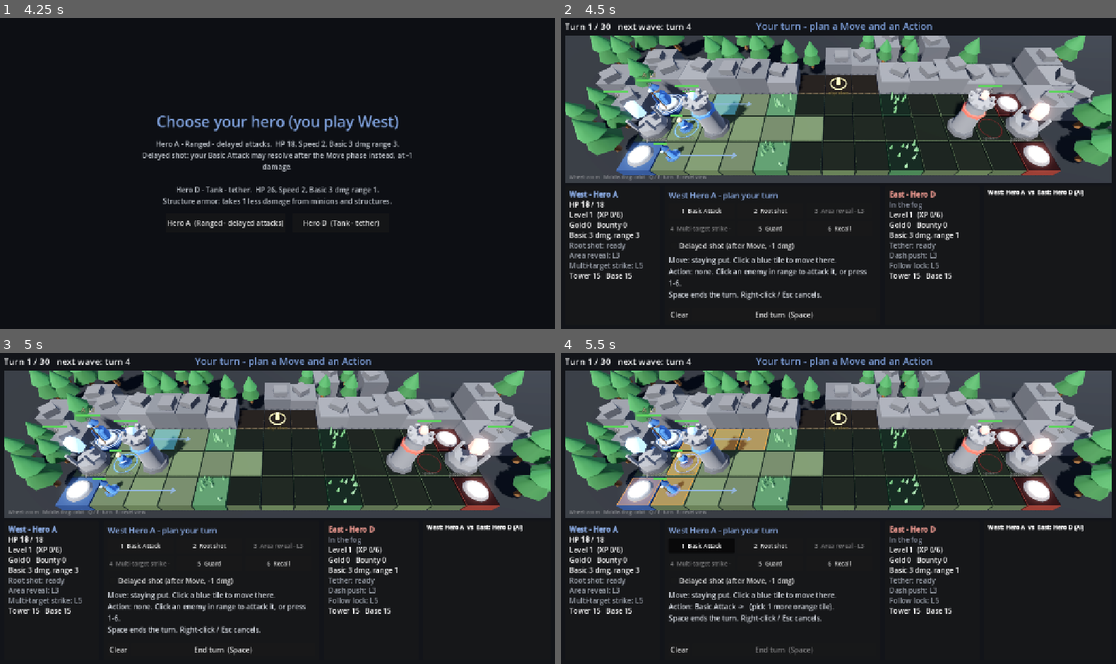
Above: before the commit, frames 1-4 (two rows, left to right).
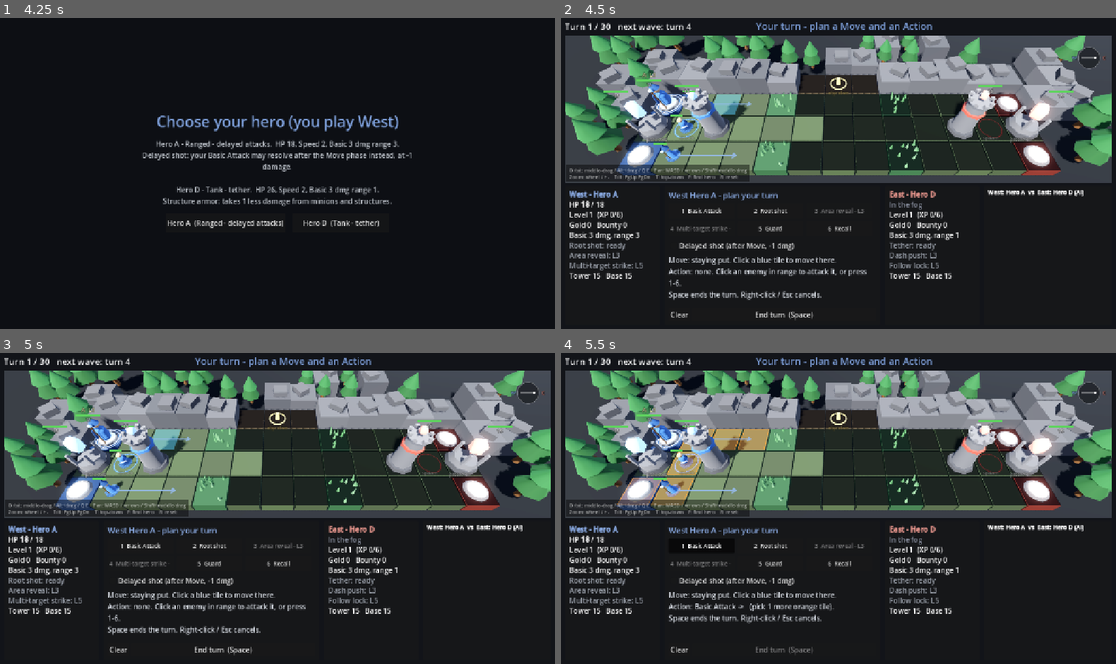
Above: after the commit, the same moments.

Repository: slimefromdq/old-domains-MOBA
Game: Godot game, scene res://scenes/main.tscn
Two runs of this game, one before a commit and one after it. Both use one fixed random seed, a clock stepped at 60 frames per second and the inputs below.
Inputs (mouse positions are in pixels of both pictures, inside the frame that each line leads up to):
- Up to frame 1 (4.25 s): click "Play vs AI" at 0.5 s; click (138, 210) at 1.27 s; click (210, 210) at 2.02 s; click (277, 210) at 2.77 s; click (138, 229) at 3.52 s
- Up to frame 2 (4.5 s): click (771, 229) at 4.27 s
- Up to frame 3 (5 s): no input
- Up to frame 4 (5.5 s): click "1 Basic Attack" at 5 s

Frame 1 is identical in both runs. In frame 2, 1.8% of the frame differs, in the area x 0-99%, y 9-53%; in frame 3, 1.8%; in frame 4, 1.8%.

Commit message:
Make the camera fully controllable: pan, free tilt to top-down, wider zoom
Adds WASD/arrow and Shift+middle-drag panning, zoom toward the cursor,
Alt+left-drag orbit and trackpad gestures, top-down toggle (T), find hero (F),
smooth easing between views, and a West/East compass dial.

Co-Authored-By: Claude Opus 5.5 <noreply@anthropic.com>
Claude-Session: https://claude.ai/code/session_014adGSKpcsuQBE34svAzzVn

Diff:
--- a/scripts/view/board_view.gd
+++ b/scripts/view/board_view.gd
@@ -5,7 +5,9 @@
 ## drawn in 2D on top. Reports clicks and hover as tiles. Shows exactly what
 ## the old 2D board showed; the rules never see this node.
 ##
-## Camera: mouse wheel zooms, middle-drag orbits, Q / E turn, R resets.
+## Camera: orbit (middle-drag, Alt+left-drag, Q / E), pan (WASD / arrows,
+## Shift+middle-drag, trackpad scroll), zoom (wheel, + / -, pinch), tilt
+## (Page Up / Down, T for top-down), F centers on your hero, R resets.
 
 signal cell_clicked(cell: Vector2i, button: int)
 signal cell_hovered(cell: Vector2i)
@@ -26,10 +28,14 @@
 
 const FOV := 35.0
 const PITCH_DEFAULT := 0.92
-const PITCH_MIN := 0.35
-const PITCH_MAX := 1.5
-const ZOOM_MIN := 0.45
-const ZOOM_MAX := 1.6
+const PITCH_MIN := 0.2          # almost level with the table
+const PITCH_MAX := PI / 2 - 0.01  # straight down
+const ZOOM_MIN := 0.25
+const ZOOM_MAX := 2.5
+const ZOOM_STEP := 1.1
+const PAN_SPEED := 9.0          # tiles per second at default zoom
+const CAMERA_EASE := 14.0       # higher = camera catches up faster
+const TARGET_Y := 0.35          # height of the point the camera orbits
 const PICK_RADIUS := 0.32
 
 ## Whose eyes the board is drawn through: 0/1 = that side (fog shaded),
@@ -95,9 +101,15 @@
 var _yaw := 0.0
 var _pitch := PITCH_DEFAULT
 var _zoom := 1.0
-var _orbiting := false
 var _target := Vector3.ZERO
+var _home := Vector3.INF   # the board's center, set once the board is sized
+var _cur_yaw := 0.0
+var _cur_pitch := PITCH_DEFAULT
+var _cur_zoom := 1.0
+var _cur_target := Vector3.ZERO
 var _fit_dist := 10.0
+enum Drag { NONE, ORBIT, PAN }
+var _drag := Drag.NONE
 
 
 func _ready() -> void:
@@ -162,6 +174,7 @@
 
 	resized.connect(_fit_camera)
 	mouse_exited.connect(_set_hover.bind(NO_CELL))
+	mouse_exited.connect(func(): _drag = Drag.NONE)
 
 
 ## Redraws everything from the current properties. Setting any property does
@@ -190,60 +203,170 @@
 	_time += delta
 	if _dirty:
 		_rebuild()
+	_update_camera(delta)
 	_animate(delta)
 	_draw_fx()
 	_hud.queue_redraw()
 
 
 # --- Input and camera ---------------------------------------------------------------
+#
+# The camera orbits a point on the board (_target). The goal values (_yaw,
+# _pitch, _zoom, _target) jump on input; the shown values (_cur_*) ease toward
+# them each frame, so turning and resetting glide instead of snapping.
 
 func _gui_input(event: InputEvent) -> void:
 	if state == null:
 		return
 	if event is InputEventMouseMotion:
 		var mm := event as InputEventMouseMotion
-		if _orbiting:
+		if _drag == Drag.ORBIT:
 			_yaw -= mm.relative.x * 0.008
 			_pitch = clampf(_pitch + mm.relative.y * 0.006, PITCH_MIN, PITCH_MAX)
-			_place_camera()
+		elif _drag == Drag.PAN:
+			_pan_by_drag(mm.position - mm.relative, mm.position)
 		_set_hover(_cell_at(mm.position))
 	elif event is InputEventMouseButton:
 		var mb := event as InputEventMouseButton
 		match mb.button_index:
 			MOUSE_BUTTON_WHEEL_UP:
 				if mb.pressed:
-					_zoom = clampf(_zoom / 1.1, ZOOM_MIN, ZOOM_MAX)
-					_place_camera()
+					_zoom_at(mb.position, 1.0 / ZOOM_STEP)
 			MOUSE_BUTTON_WHEEL_DOWN:
 				if mb.pressed:
-					_zoom = clampf(_zoom * 1.1, ZOOM_MIN, ZOOM_MAX)
-					_place_camera()
+					_zoom_at(mb.position, ZOOM_STEP)
 			MOUSE_BUTTON_MIDDLE:
-				_orbiting = mb.pressed
+				if not mb.pressed:
+					_drag = Drag.NONE
+				elif mb.shift_pressed:
+					_drag = Drag.PAN
+				else:
+					_drag = Drag.ORBIT
 			_:
-				if mb.pressed:
+				# Alt + left-drag orbits, for trackpads without a middle button.
+				if mb.button_index == MOUSE_BUTTON_LEFT and (mb.alt_pressed or _drag != Drag.NONE):
+					_drag = Drag.ORBIT if mb.pressed else Drag.NONE
+				elif mb.pressed:
 					var c := _cell_at(mb.position)
 					if c != NO_CELL:
 						cell_clicked.emit(c, mb.button_index)
-		accept_event()
+	elif event is InputEventPanGesture:
+		# Two-finger trackpad scroll pans.
+		var pg := event as InputEventPanGesture
+		_pan_screen(pg.delta * 0.03)
+	elif event is InputEventMagnifyGesture:
+		var mg := event as InputEventMagnifyGesture
+		_zoom_at(mg.position, 1.0 / mg.factor)
+	else:
+		return
+	accept_event()
 
 
 func _unhandled_key_input(event: InputEvent) -> void:
 	if not is_visible_in_tree() or not (event is InputEventKey) or not event.is_pressed():
 		return
-	match (event as InputEventKey).keycode:
+	var k := event as InputEventKey
+	match k.keycode:
 		KEY_Q:
-			_yaw += PI / 4
+			_yaw = _snap_yaw(_yaw + PI / 4)
 		KEY_E:
-			_yaw -= PI / 4
+			_yaw = _snap_yaw(_yaw - PI / 4)
 		KEY_R:
-			_yaw = 0.0
-			_pitch = PITCH_DEFAULT
-			_zoom = 1.0
+			_reset_view()
+		KEY_T:
+			# Toggle a straight-down, map-like view.
+			_pitch = PITCH_DEFAULT if _pitch > PITCH_MAX - 0.05 else PITCH_MAX
+		KEY_F:
+			if planner != null and planner.is_alive():
+				_target = Vector3(planner.pos.x + 0.5, TARGET_Y, planner.pos.y + 0.5)
+		KEY_PAGEUP:
+			_pitch = clampf(_pitch + 0.15, PITCH_MIN, PITCH_MAX)
+		KEY_PAGEDOWN:
+			_pitch = clampf(_pitch - 0.15, PITCH_MIN, PITCH_MAX)
+		KEY_EQUAL, KEY_KP_ADD:
+			_zoom = clampf(_zoom / ZOOM_STEP, ZOOM_MIN, ZOOM_MAX)
+		KEY_MINUS, KEY_KP_SUBTRACT:
+			_zoom = clampf(_zoom * ZOOM_STEP, ZOOM_MIN, ZOOM_MAX)
 		_:
 			return
-	_place_camera()
 	get_viewport().set_input_as_handled()
+
+
+## Rounds to the nearest 45 degrees, so Q / E land on tidy angles even after
+## free orbiting.
+func _snap_yaw(y: float) -> float:
+	return roundf(y / (PI / 4)) * (PI / 4)
+
+
+func _reset_view() -> void:
+	_yaw = 0.0
+	_pitch = PITCH_DEFAULT
+	_zoom = 1.0
+	_target = _home
+
+
+## WASD / arrow keys pan while held, relative to the way the camera faces.
+func _key_pan(delta: float) -> void:
+	if not is_visible_in_tree() or get_viewport().gui_get_focus_owner() is LineEdit:
+		return
+	var v := Vector2.ZERO
+	if Input.is_physical_key_pressed(KEY_A) or Input.is_physical_key_pressed(KEY_LEFT):
+		v.x -= 1
+	if Input.is_physical_key_pressed(KEY_D) or Input.is_physical_key_pressed(KEY_RIGHT):
+		v.x += 1
+	if Input.is_physical_key_pressed(KEY_W) or Input.is_physical_key_pressed(KEY_UP):
+		v.y -= 1
+	if Input.is_physical_key_pressed(KEY_S) or Input.is_physical_key_pressed(KEY_DOWN):
+		v.y += 1
+	if v != Vector2.ZERO:
+		_pan_screen(v.normalized() * PAN_SPEED * _zoom * delta)
+
+
+## Moves the target by `d` board tiles in screen terms: +x right, +y down.
+func _pan_screen(d: Vector2) -> void:
+	var right := Vector3(cos(_yaw), 0, -sin(_yaw))
+	var back := Vector3(sin(_yaw), 0, cos(_yaw))
+	_set_target(_target + right * d.x + back * d.y)
+
+
+## Drags the board so the ground point under `from` ends up under `to`.
+func _pan_by_drag(from: Vector2, to: Vector2) -> void:
+	var a: Variant = _ground_at(from)
+	var b: Variant = _ground_at(to)
+	if a != null and b != null:
+		_set_target(_target + (a as Vector3) - (b as Vector3))
+		_cur_target = _target
+
+
+## Zooms by `factor`, keeping the board point under the cursor in place.
+func _zoom_at(p: Vector2, factor: float) -> void:
+	var z := clampf(_zoom * factor, ZOOM_MIN, ZOOM_MAX)
+	var g: Variant = _ground_at(p)
+	if g != null:
+		var k := z / _zoom
+		var t := (g as Vector3) + (_target - (g as Vector3)) * k
+		_set_target(Vector3(t.x, TARGET_Y, t.z))
+	_zoom = z
+
+
+## Where a screen point's ray meets the camera's target height, or null.
+func _ground_at(p: Vector2) -> Variant:
+	if _cam == null:
+		return null
+	var o := _cam.project_ray_origin(p)
+	var n := _cam.project_ray_normal(p)
+	if n.y > -0.0001:
+		return null
+	return o + n * ((TARGET_Y - o.y) / n.y)
+
+
+## Keeps the target over the board (plus a margin) so it can't be lost.
+func _set_target(t: Vector3) -> void:
+	if state == null:
+		_target = t
+		return
+	var m := state.map
+	_target = Vector3(clampf(t.x, -1.0, m.width + 1.0), TARGET_Y, clampf(t.z, -1.0, m.height + 1.0))
 
 
 func _set_hover(c: Vector2i) -> void:
@@ -301,21 +424,37 @@
 	if state == null or size.y < 1.0:
 		return
 	var m := state.map
-	_target = Vector3(m.width * 0.5, 0.35, m.height * 0.5)
+	var first := _home == Vector3.INF
+	_home = Vector3(m.width * 0.5, TARGET_Y, m.height * 0.5)
 	var half_fov := tan(deg_to_rad(FOV) * 0.5)
 	var aspect := size.x / size.y
 	var half_w := m.width * 0.5 + 0.7
 	var half_h := (m.height * sin(PITCH_DEFAULT) + 1.8 * cos(PITCH_DEFAULT)) * 0.5 + 0.3
 	_fit_dist = maxf(half_w / (half_fov * aspect), half_h / half_fov)
+	if first:
+		_target = _home
+		_cur_target = _home
+	_place_camera()
+
+
+func _update_camera(delta: float) -> void:
+	_key_pan(delta)
+	var k := 1.0 - exp(-CAMERA_EASE * delta)
+	_cur_yaw = lerpf(_cur_yaw, _yaw, k)
+	_cur_pitch = lerpf(_cur_pitch, _pitch, k)
+	_cur_zoom = lerpf(_cur_zoom, _zoom, k)
+	_cur_target = _cur_target.lerp(_target, k)
 	_place_camera()
 
 
 func _place_camera() -> void:
 	if _cam == null:
 		return
-	var dir := Vector3(sin(_yaw) * cos(_pitch), sin(_pitch), cos(_yaw) * cos(_pitch))
-	_cam.position = _target + dir * _fit_dist * _zoom
-	_cam.look_at(_target, Vector3.UP)
+	var dir := Vector3(sin(_cur_yaw) * cos(_cur_pitch), sin(_cur_pitch), cos(_cur_yaw) * cos(_cur_pitch))
+	_cam.position = _cur_target + dir * _fit_dist * _cur_zoom
+	# Looking straight down, "up" on screen is the far side of the board.
+	var up := Vector3.UP if _cur_pitch < 1.5 else Vector3(-sin(_cur_yaw), 0, -cos(_cur_yaw))
+	_cam.look_at(_cur_target, up)
 
 
 # --- Building the scene ------------------------------------------------------------
@@ -644,9 +783,38 @@
 				_label_at(BoardModels.center(t), Vector2(0, 30), "after move", 11, DELAYED_COLOR)
 	if prev_state != null:
 		_phase_labels()
-	var hint := "Wheel: zoom   Middle-drag: orbit   Q / E: turn   R: reset view"
+	var hints := [
+		"Orbit: middle-drag / Alt+drag / Q E    Pan: WASD / arrows / Shift+middle-drag",
+		"Zoom: wheel / + -    Tilt: PgUp PgDn    T: top-down    F: find hero    R: reset",
+	]
 	var font := ThemeDB.fallback_font
-	_hud.draw_string(font, Vector2(10, size.y - 10), hint, HORIZONTAL_ALIGNMENT_LEFT, -1, 11, Color(1, 1, 1, 0.4))
+	var hint_w := 0.0
+	for h in hints:
+		hint_w = maxf(hint_w, font.get_string_size(h, HORIZONTAL_ALIGNMENT_LEFT, -1, 11).x)
+	_hud.draw_rect(Rect2(4, size.y - 15 * hints.size() - 12, hint_w + 12, 15 * hints.size() + 8), Color(0, 0, 0, 0.45))
+	for i in hints.size():
+		_hud.draw_string(font, Vector2(10, size.y - 10 - 15 * (hints.size() - 1 - i)), hints[i], HORIZONTAL_ALIGNMENT_LEFT, -1, 11, Color(1, 1, 1, 0.6))
+	_draw_compass()
+
+
+## A small dial in the corner: the arrow points from West's Base to East's,
+## so you never lose track of which way the lane runs.
+func _draw_compass() -> void:
+	var a: Variant = _screen(_cur_target)
+	var b: Variant = _screen(_cur_target + Vector3.RIGHT)
+	if a == null or b == null or ((b as Vector2) - (a as Vector2)).length() < 0.001:
+		return
+	var d := ((b as Vector2) - (a as Vector2)).normalized()
+	var r := 24.0
+	var c := Vector2(size.x - r - 28, r + 26)
+	_hud.draw_circle(c, r, Color(0, 0, 0, 0.45))
+	_hud.draw_arc(c, r, 0, TAU, 32, Color(1, 1, 1, 0.25), 1.5, true)
+	var tip := c + d * (r - 7)
+	_hud.draw_line(c - d * (r - 7), tip, Color(1, 1, 1, 0.7), 2.0, true)
+	var side := Vector2(-d.y, d.x) * 4.0
+	_hud.draw_colored_polygon(PackedVector2Array([tip + d * 2, tip - d * 6 + side, tip - d * 6 - side]), Color(1, 1, 1, 0.8))
+	_text(c - d * (r + 10) + Vector2(0, 4), "W", 11, SIDE_COLORS[Rules.WEST].lightened(0.3))
+	_text(c + d * (r + 10) + Vector2(0, 4), "E", 11, SIDE_COLORS[Rules.EAST].lightened(0.3))
 
 
 func _unit_labels(u: Unit, at: Vector3, alpha: float) -> void:
Not shown, added: scripts/core/enemy_ai.gd.uid
Not shown, added: scripts/view/board_models.gd.uid
Not shown, added: scripts/view/board_overlay.gd.uid
Not shown, changed: README.md
